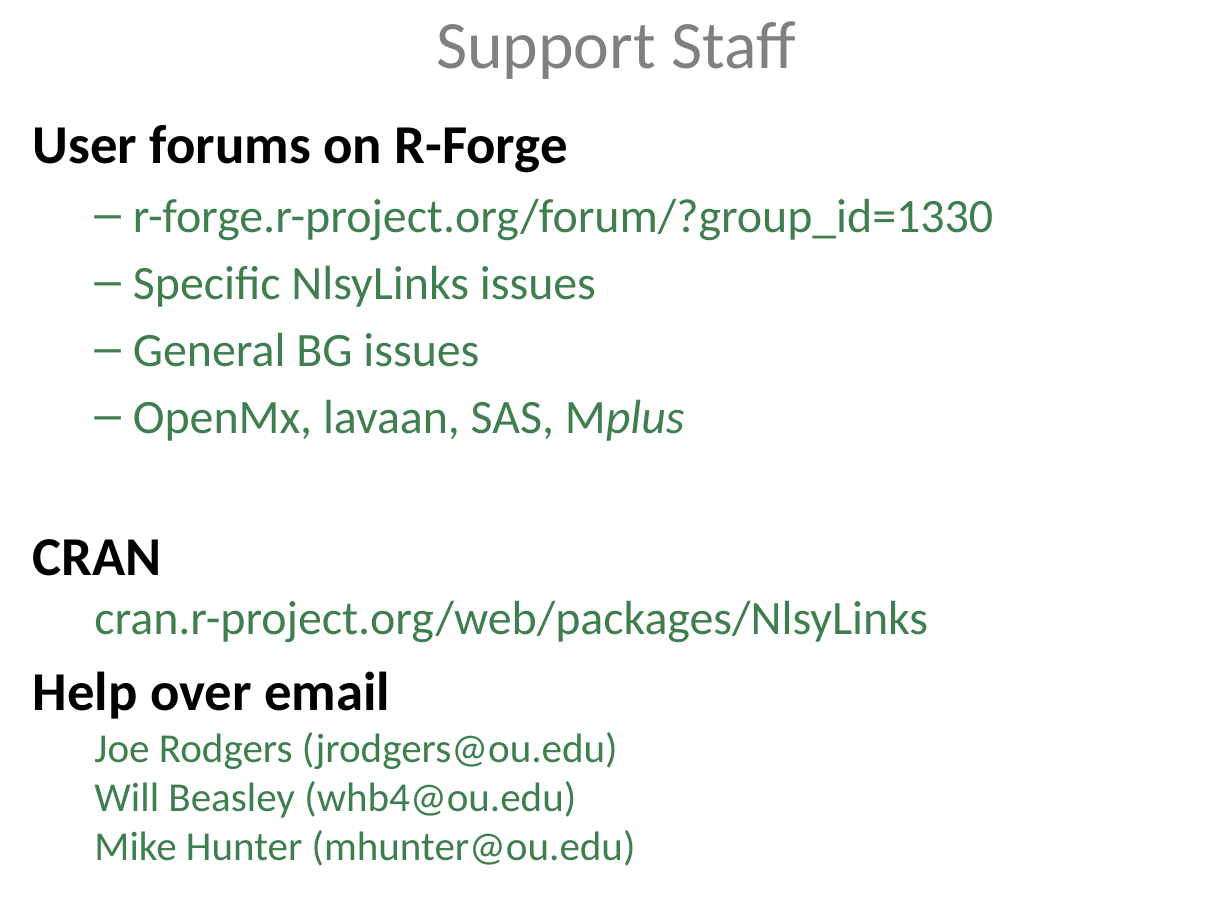
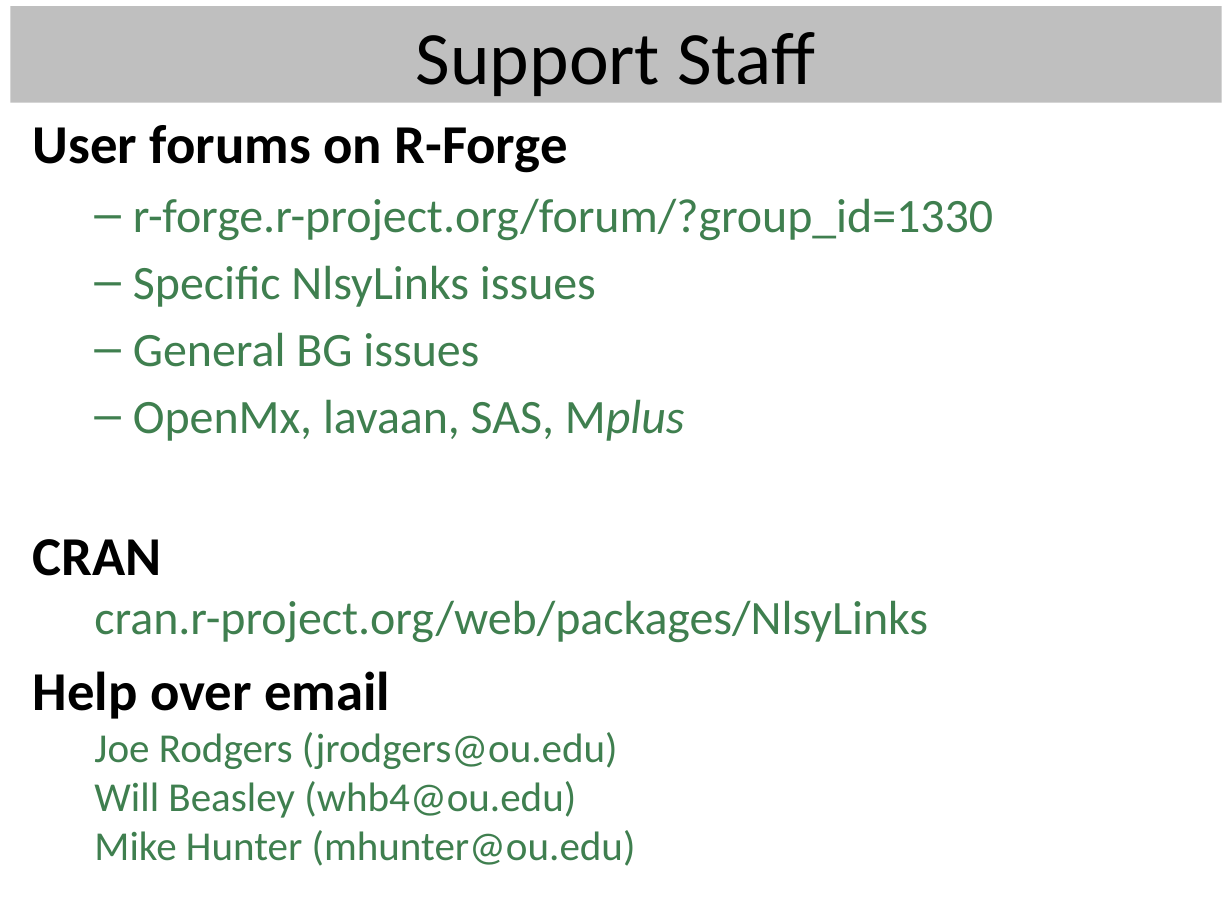
Before and after one commit to LiveOak/NlsyLinksDetermination, a slide deck: slide 26 of Publications/2013France/BeasleyBga2013-NlsyLinks.pptx (slide 25 before the commit). Drawn at 1232x924 pixels with LibreOffice and Linux fonts; fonts in the diff are those of the drawing. Boxes give left, top, right and bottom in pixels: in the first picture for what was removed or moved away, otherwise in the second. Text is boxed around its words. In the diff, an @@ line names an element or a change of style, - is before the commit and + after.

```diff
--- a/Publications/2013France/BeasleyBga2013-NlsyLinks.pptx
+++ b/Publications/2013France/BeasleyBga2013-NlsyLinks.pptx
@@ rectangle "Support Staff": place and size @@
-rectangle "Support Staff" at [436, 21, 796, 79]
+rectangle "Support Staff" at [10, 6, 1221, 102]
@@ rectangle "Support Staff" at [10, 6, 1221, 102]: size 39.6 to 44 pt, text colour #808080 to #000000; fill none to #BFBFBF @@
```
Also in this commit, not shown: 15 other slides changed.
